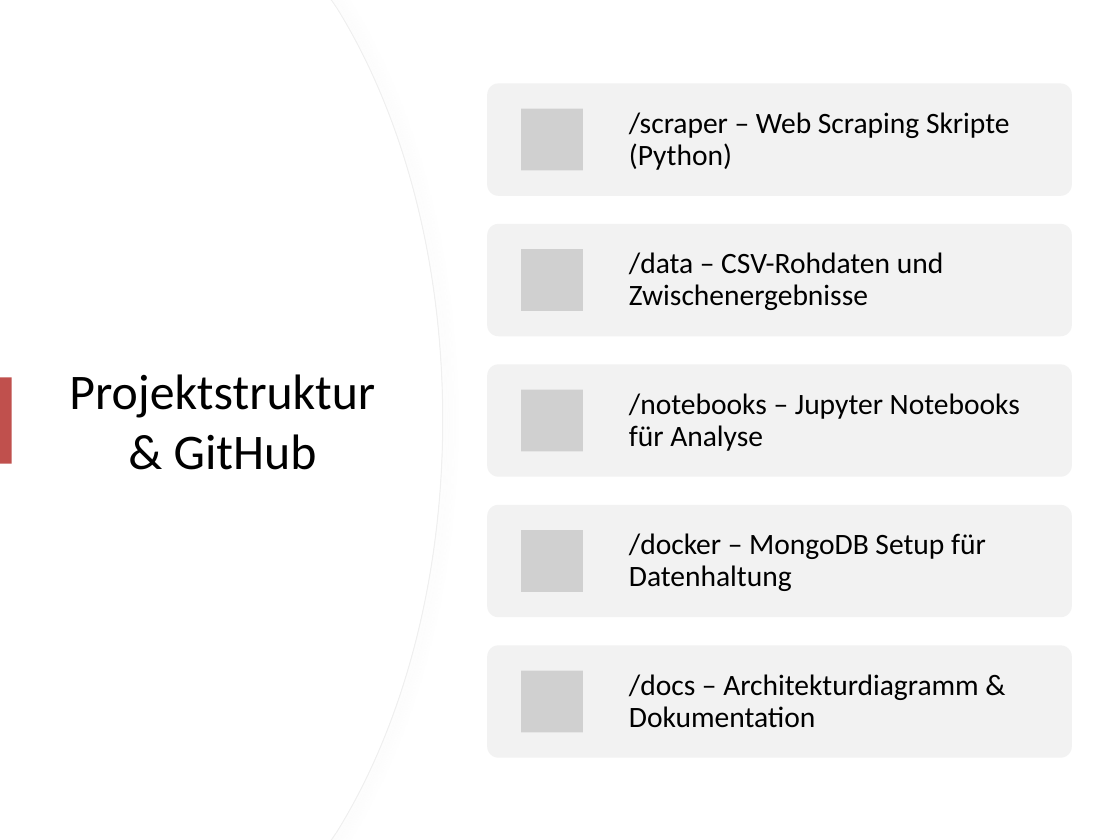
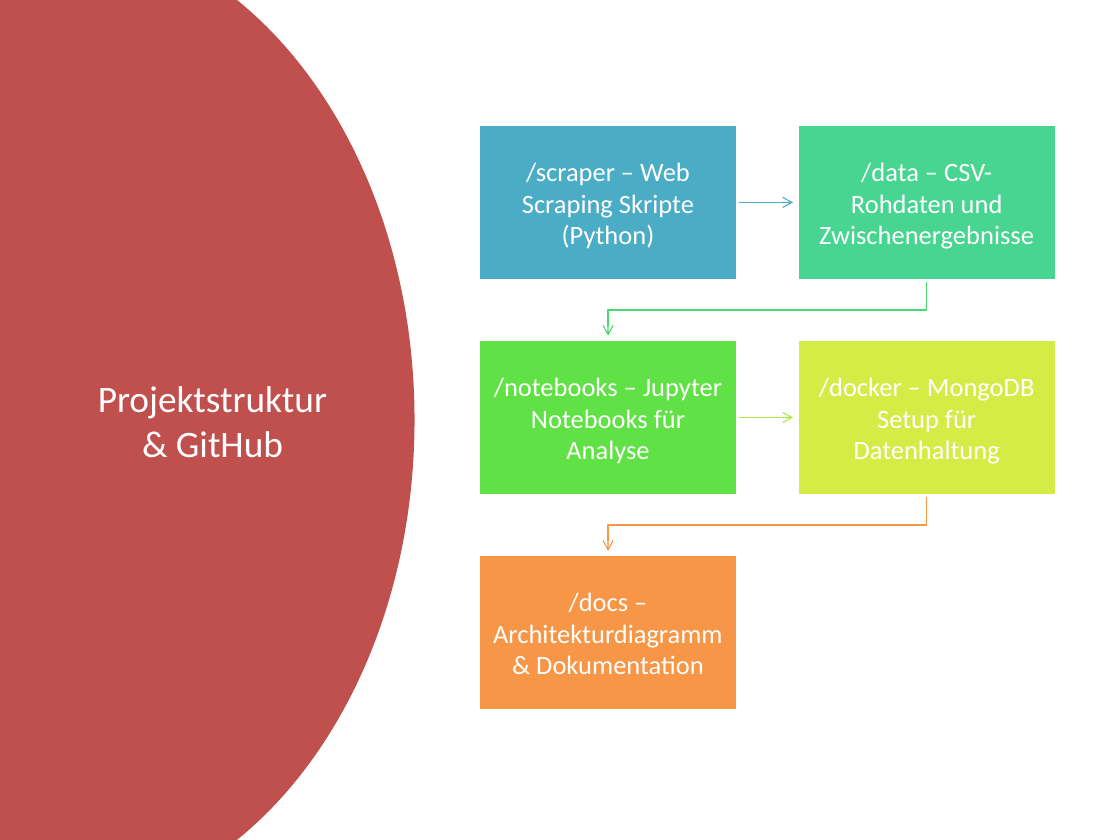
Before and after one commit to piy678/lebensmittelpreise-bigdata, a slide deck: slide 5 of docs/BDI_Praesentation.pptx. Drawn at 1120x840 pixels with LibreOffice and Linux fonts; fonts in the diff are those of the drawing; grey boxes stand for pictures. Boxes give left, top, right and bottom in pixels: in the first picture for what was removed or moved away, otherwise in the second. Text is boxed around its words. In the diff, an @@ line names an element or a change of style, - is before the commit and + after.

```diff
--- a/docs/BDI_Praesentation.pptx
+++ b/docs/BDI_Praesentation.pptx
@@ freeform shape: place and size @@
-freeform shape at box(0, 0, 442, 840)
+freeform shape at box(0, 0, 414, 840)
@@ freeform shape at box(0, 0, 414, 840): fill #FFFFFF to #C0504D; outline #EFEFEF 0.75 pt to none; shadow off @@
@@ freeform shape removed at box(0, 0, 442, 840) @@
@@ title "Projektstruktur & GitHub": place and size @@
-title "Projektstruktur & GitHub" at box(69, 374, 375, 470)
+title "Projektstruktur & GitHub" at box(98, 386, 327, 458)
@@ title "Projektstruktur & GitHub" at box(98, 386, 327, 458): size 32 to 24 pt, text colour #000000 to #FFFFFF @@
@@ text "/scraper – Web Scraping Skripte ...": place and size @@
-text "/scraper – Web Scraping Skripte ..." at box(629, 112, 1010, 170)
+text "/scraper – Web Scraping Skripte ..." at box(522, 162, 694, 249)
@@ text "/data – CSV-Rohdaten und Zwischenergebnisse": place and size @@
-text "/data – CSV-Rohdaten und Zwischenergebnisse" at box(629, 252, 944, 310)
+text "/data – CSV-Rohdaten und Zwischenergebnisse" at box(819, 162, 1034, 249)
@@ text "/notebooks – Jupyter Notebooks für ...": place and size @@
-text "/notebooks – Jupyter Notebooks für ..." at box(629, 393, 1020, 451)
+text "/notebooks – Jupyter Notebooks für ..." at box(494, 377, 722, 464)
@@ size 19 to 17 pt, text colour #000000 to #FFFFFF; alignment left to centre; line spacing 0.9 to 1 in 5 elements at box(819, 162, 1034, 249), box(494, 377, 722, 464), box(522, 162, 694, 249), box(493, 592, 722, 674), box(819, 377, 1034, 464) @@
@@ text "/docker – MongoDB Setup für ...": place and size @@
-text "/docker – MongoDB Setup für ..." at box(629, 533, 986, 591)
+text "/docker – MongoDB Setup für ..." at box(819, 377, 1034, 464)
@@ rectangle removed at box(0, 377, 11, 464) @@
@@ text "/docs – Architekturdiagramm & Dokumentation": place and size @@
-text "/docs – Architekturdiagramm & Dokumentation" at box(629, 674, 978, 728)
+text "/docs – Architekturdiagramm & Dokumentation" at box(493, 592, 722, 674)
@@ group added at box(478, 124, 1056, 710): 5 rectangles, 4 freeform shapes @@
@@ group removed at box(487, 83, 1072, 757): 5 rounded rectangles, 5 pictures @@
```
Also in this commit, not shown: 4 slides removed, 2 other files.
